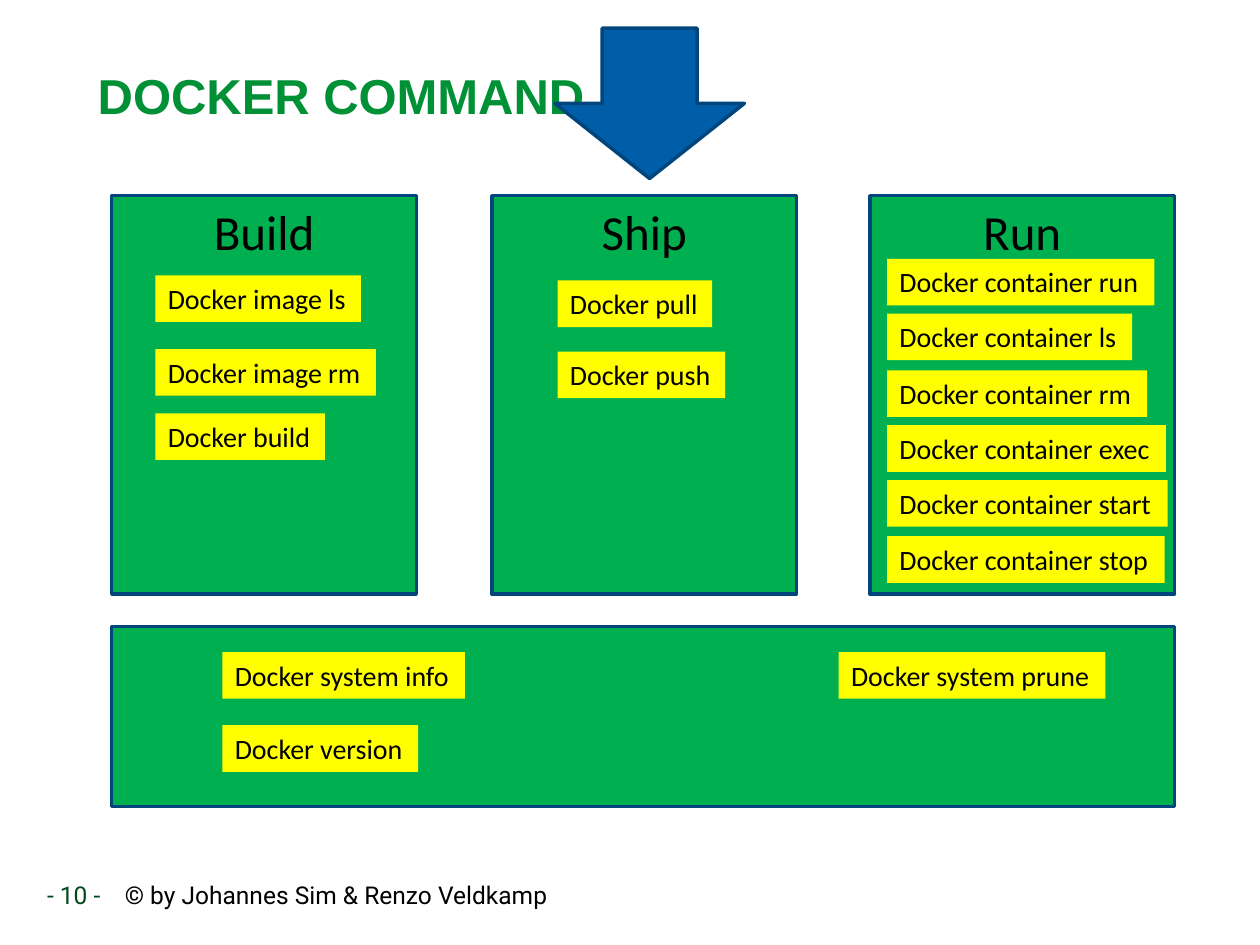
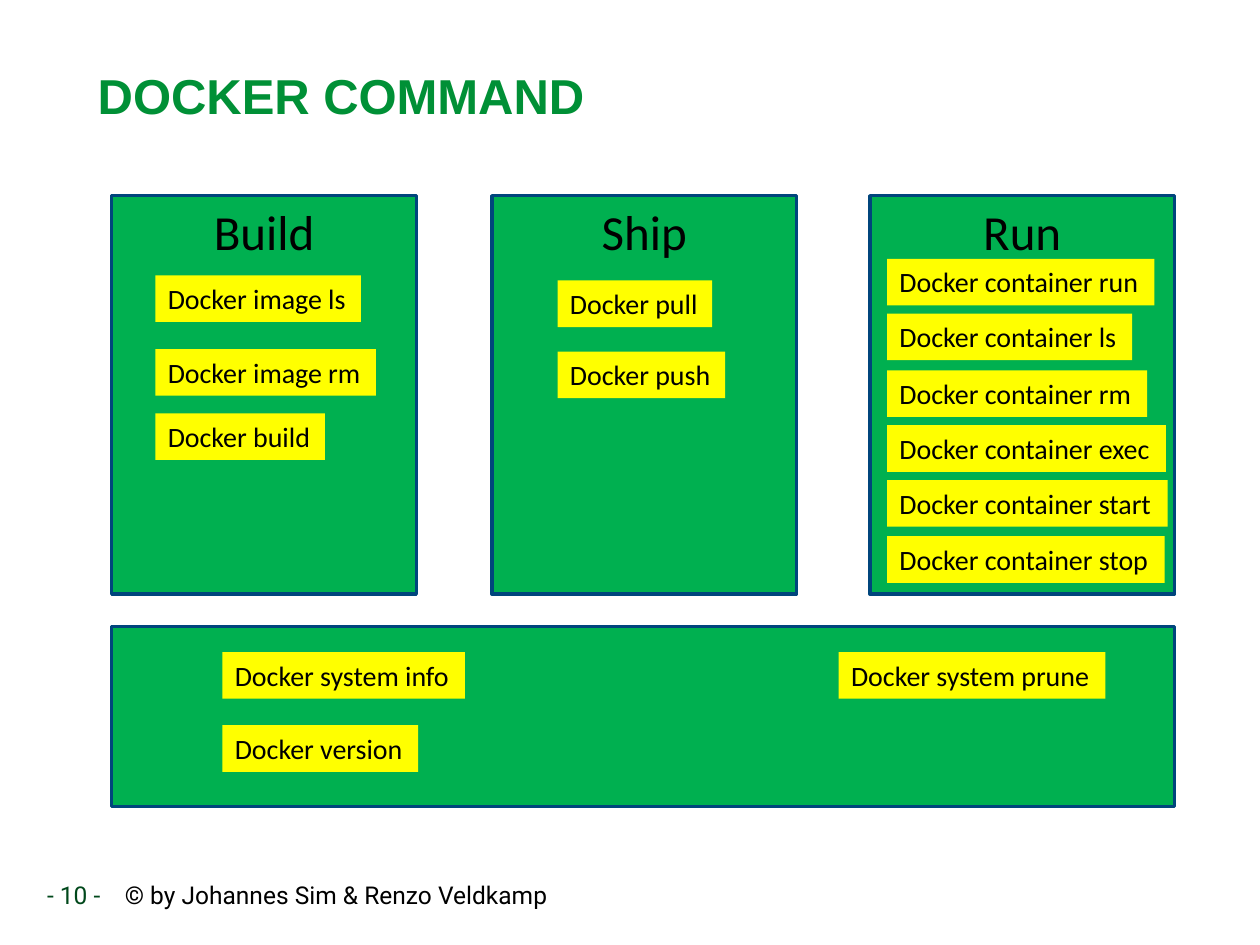
Before and after one commit to RenzoVeldkamp/MicroContainer, a slide deck: slide 10 of Presentatie/Docker102.pptx. Drawn at 1260x945 pixels with LibreOffice and Linux fonts; fonts in the diff are those of the drawing; background and template pictures are left out. Boxes give left, top, right and bottom in pixels: in the first picture for what was removed or moved away, otherwise in the second. Text is boxed around its words. In the diff, an @@ line names an element or a change of style, - is before the commit and + after.

```diff
--- a/Presentatie/Docker102.pptx
+++ b/Presentatie/Docker102.pptx
@@ down arrow removed at (554, 28, 745, 178) @@
```
Also in this commit, not shown: 2 other slides changed, 2 slides added, 4 slides removed, 1 other file.
